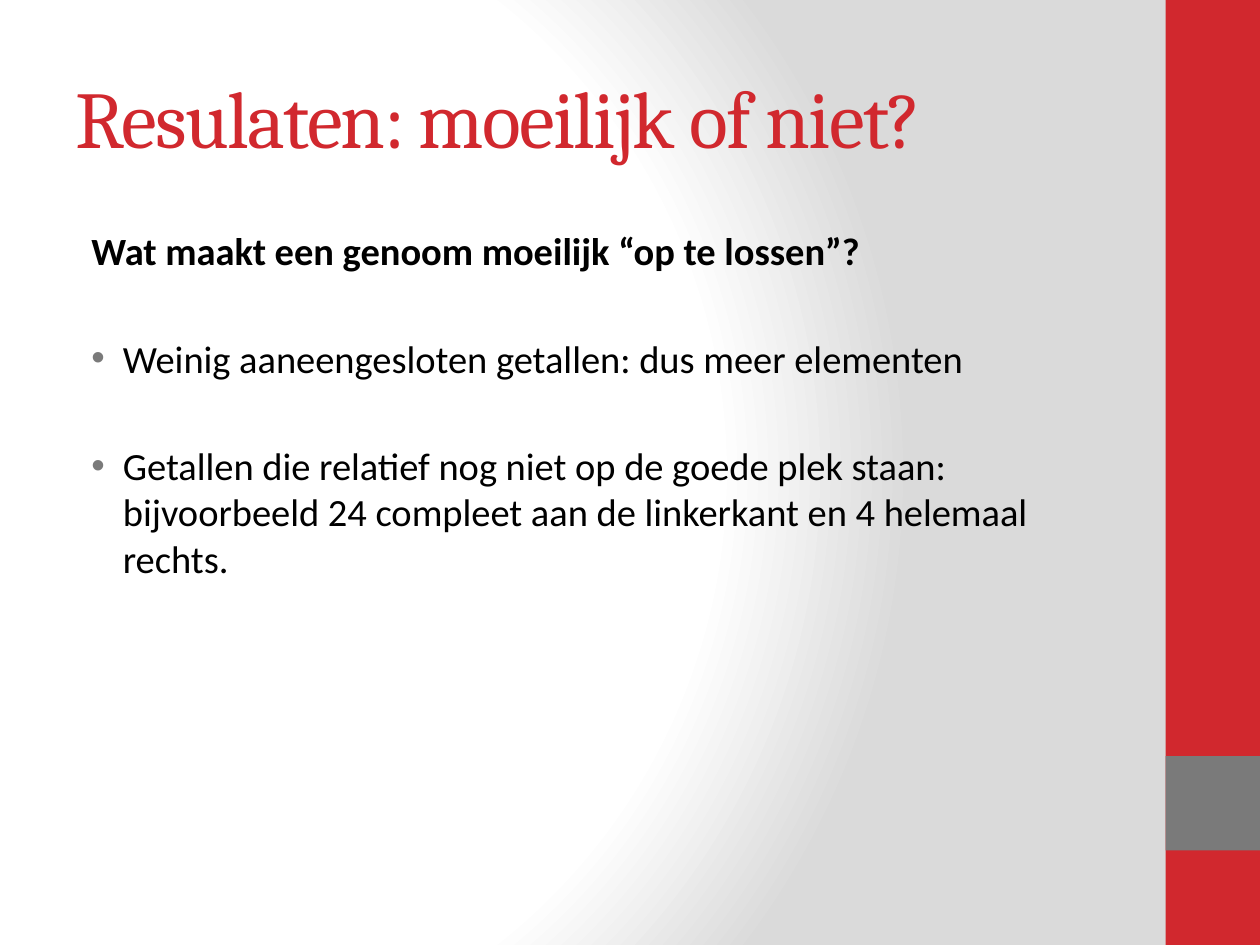
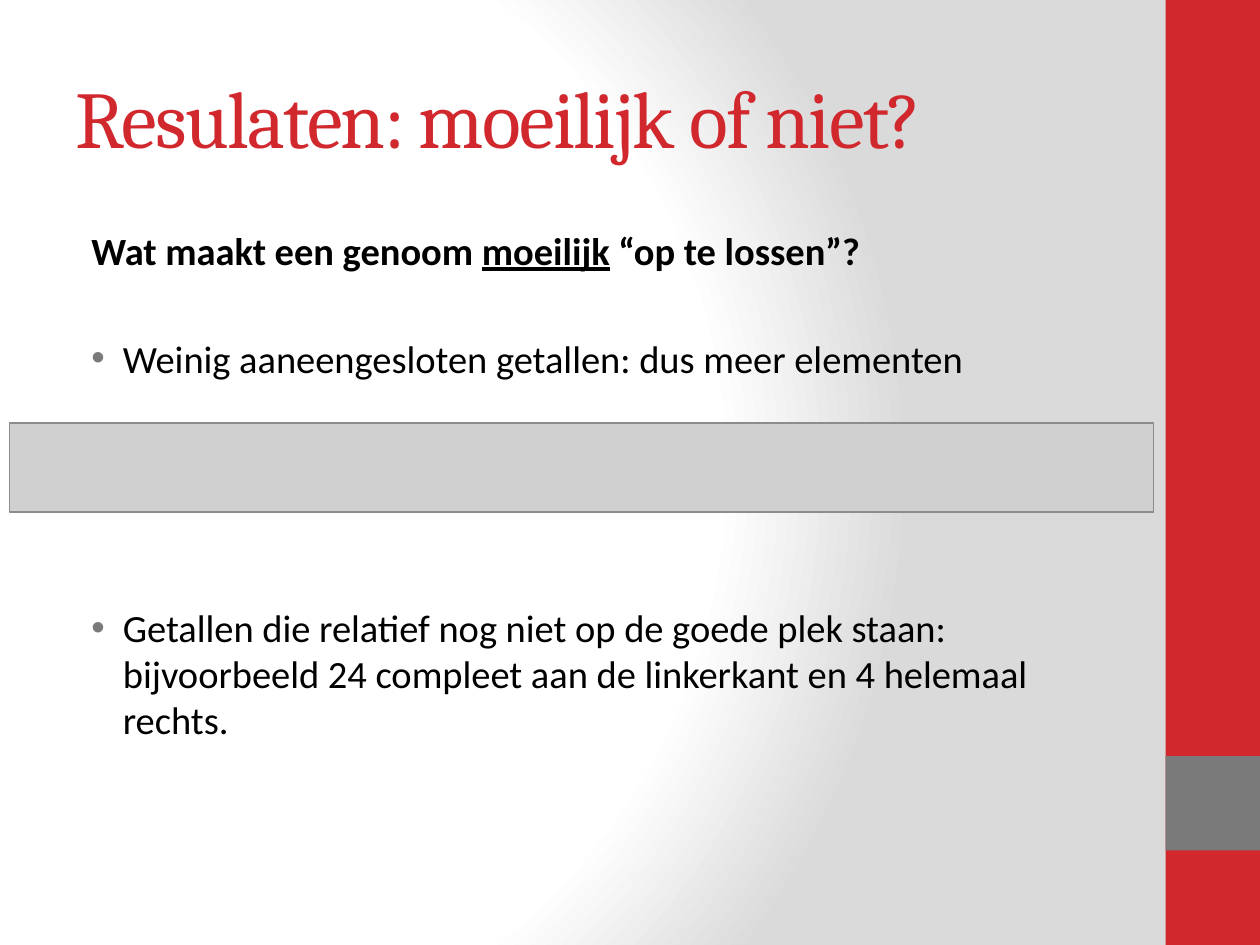
Before and after one commit to Blomr/Fruitvliegen, a slide deck: slide 14 of Fruitvliegen_Presentatie_FINAL VERSION OF DOOM.pptx. Drawn at 1260x945 pixels with LibreOffice and Linux fonts; fonts in the diff are those of the drawing; grey boxes stand for pictures. Boxes give left, top, right and bottom in pixels: in the first picture for what was removed or moved away, otherwise in the second. Text is boxed around its words. In the diff, an @@ line names an element or a change of style, - is before the commit and + after.

```diff
--- a/Fruitvliegen_Presentatie_FINAL VERSION OF DOOM.pptx
+++ b/Fruitvliegen_Presentatie_FINAL VERSION OF DOOM.pptx
@@ text at bbox=[91, 236, 860, 272]: underline on in "moeilijk" @@
@@ picture added at bbox=[9, 423, 1153, 513] @@
```
Also in this commit, not shown: 1 other slide changed, 6 other files.
